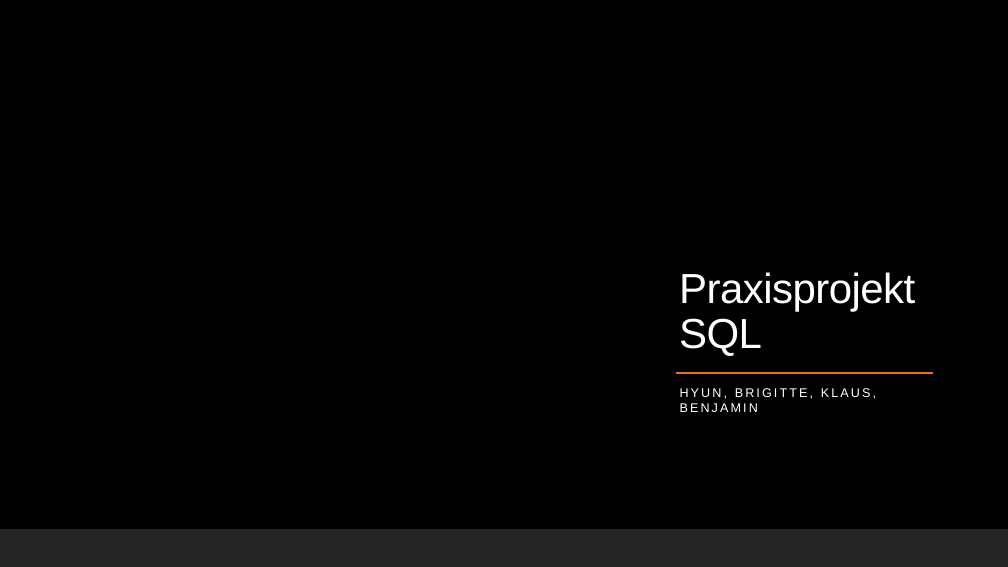
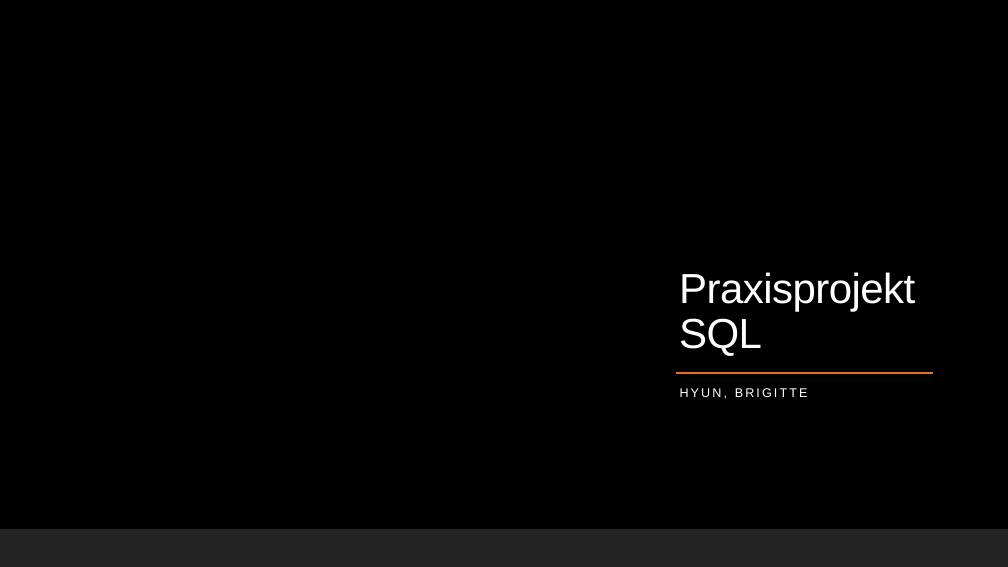
Before and after one commit to DataCraftBrigitteGeiger/Praxis-Gruppenprojekt-SQL, a slide deck: slide 1 of 12.06.23_Praxisprojekt SQL.pptx. Drawn at 1008x567 pixels with LibreOffice and Linux fonts; fonts in the diff are those of the drawing; background and template pictures are left out. Boxes give left, top, right and bottom in pixels: in the first picture for what was removed or moved away, otherwise in the second. Text is boxed around its words. In the diff, an @@ line names an element or a change of style, - is before the commit and + after.

```diff
--- a/12.06.23_Praxisprojekt SQL.pptx
+++ b/12.06.23_Praxisprojekt SQL.pptx
@@ subtitle at [680, 388, 808, 399]: text changed @@
-HYUN, BRIGITTE, KLAUS, BENJAMIN
+HYUN, BRIGITTE
```
Also in this commit, not shown: 13 other slides changed.
